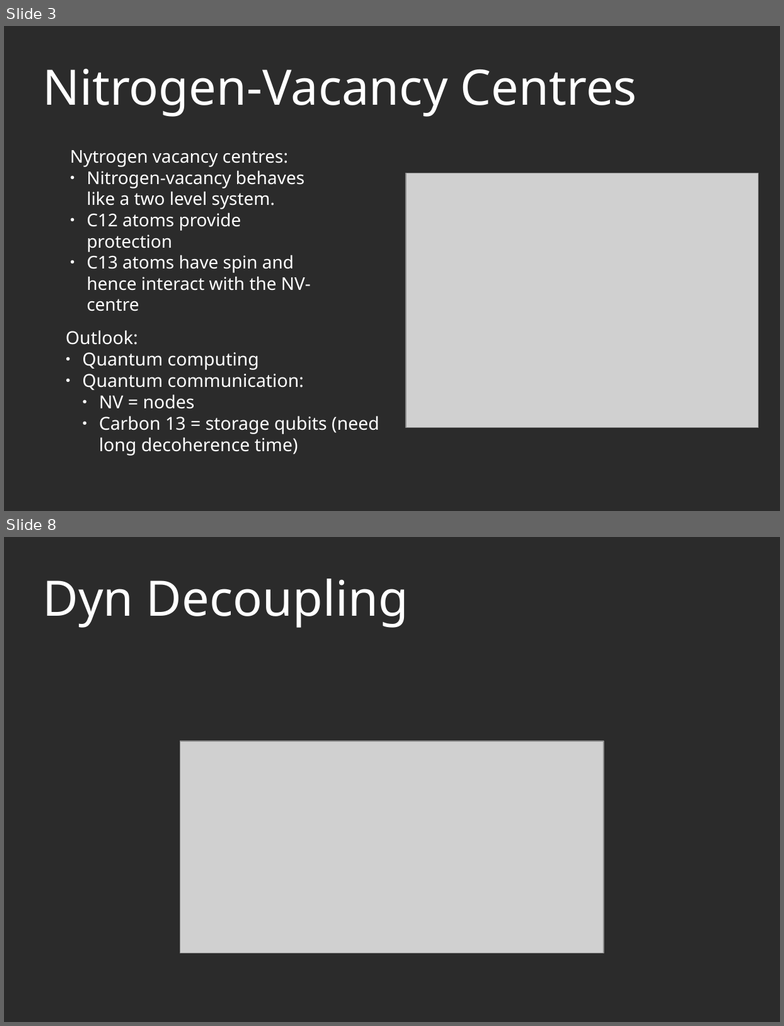
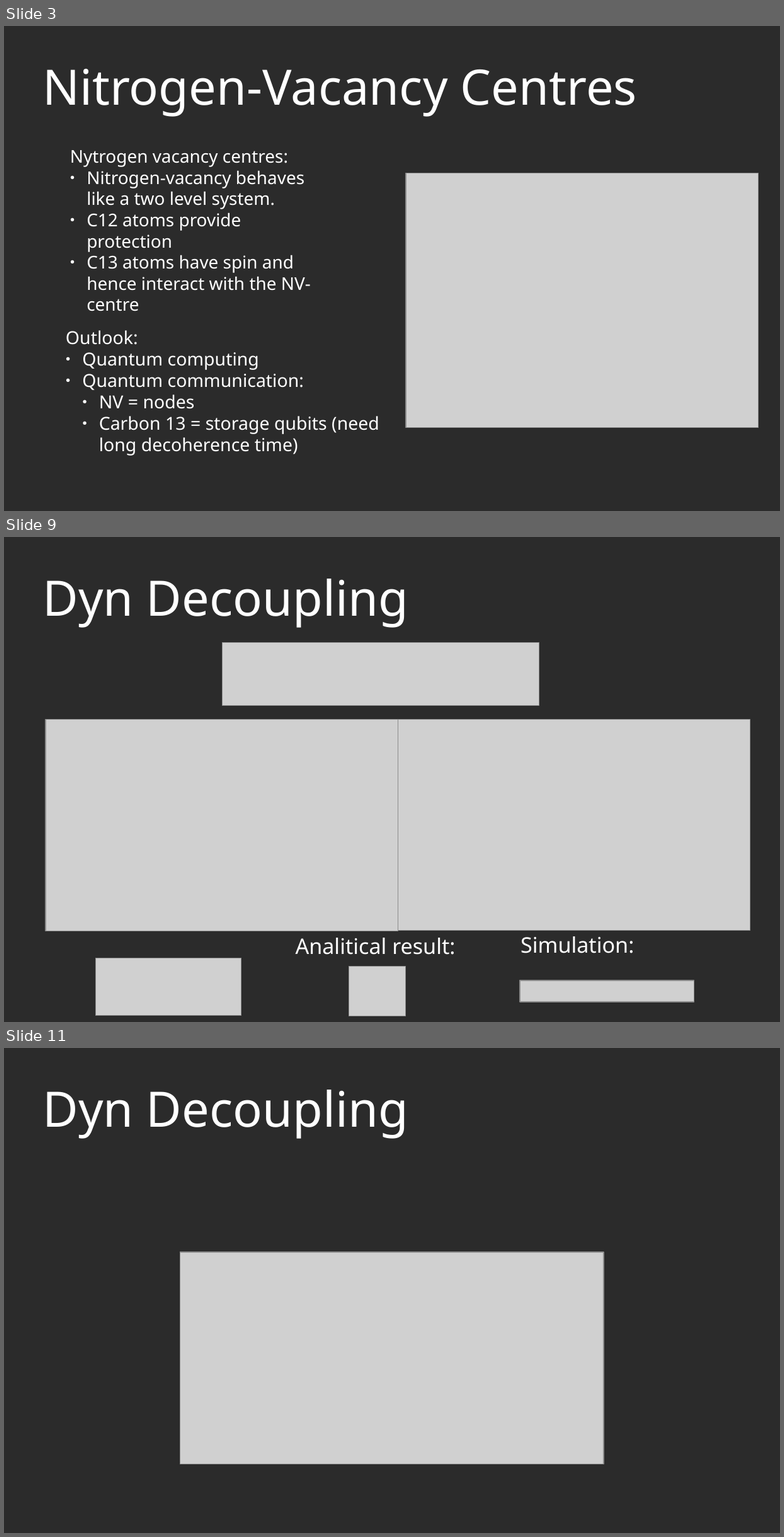
Before and after one commit to AGaliciaMartinez/Final-Project-Computational-Physics, a slide deck: presentation/NV_Carbons_presentation_asier.odp. Shown one above the other, each under a label of ours: slides 3 and 8 before the commit, slides 3, 9 and 11 after it; the slides between them are not shown. The pictures are 784x1026 and 784x1537 pixels, drawn with LibreOffice and Linux fonts; fonts in the diff are those of the drawing; grey boxes stand for pictures; background and template pictures are left out; a plain dark background stands for a picture behind light text. Boxes give left, top, right and bottom in pixels: in the first picture for what was removed or moved away, otherwise in the second. Text is boxed around its words. In the diff, an @@ line names an element or a change of style, - is before the commit and + after.

```diff
--- a/presentation/NV_Carbons_presentation_asier.odp
+++ b/presentation/NV_Carbons_presentation_asier.odp
@@ slide 9 added at box(4, 537, 780, 1022), background picture (left out) @@
@@ title added at box(42, 579, 408, 628), 50 pt, text #FFFFFF @@
+Dyn Decoupling
@@ picture added at box(223, 643, 540, 705) @@
@@ picture added at box(46, 720, 398, 931) @@
@@ picture added at box(398, 720, 751, 931) @@
@@ text added at box(296, 938, 455, 955), 22 pt, text #FFFFFF @@
+Analitical result:
@@ text added at box(521, 936, 634, 953), 22 pt, text #FFFFFF @@
+Simulation:
@@ picture added at box(95, 958, 242, 1016) @@
@@ picture added at box(349, 967, 405, 1016) @@
@@ picture added at box(520, 981, 694, 1002) @@
@@ what was slide 8 is now slide 11 @@
```
Also in this commit, not shown: 2 slides changed, 6 other slides added, 2 slides removed, 6 other files.
